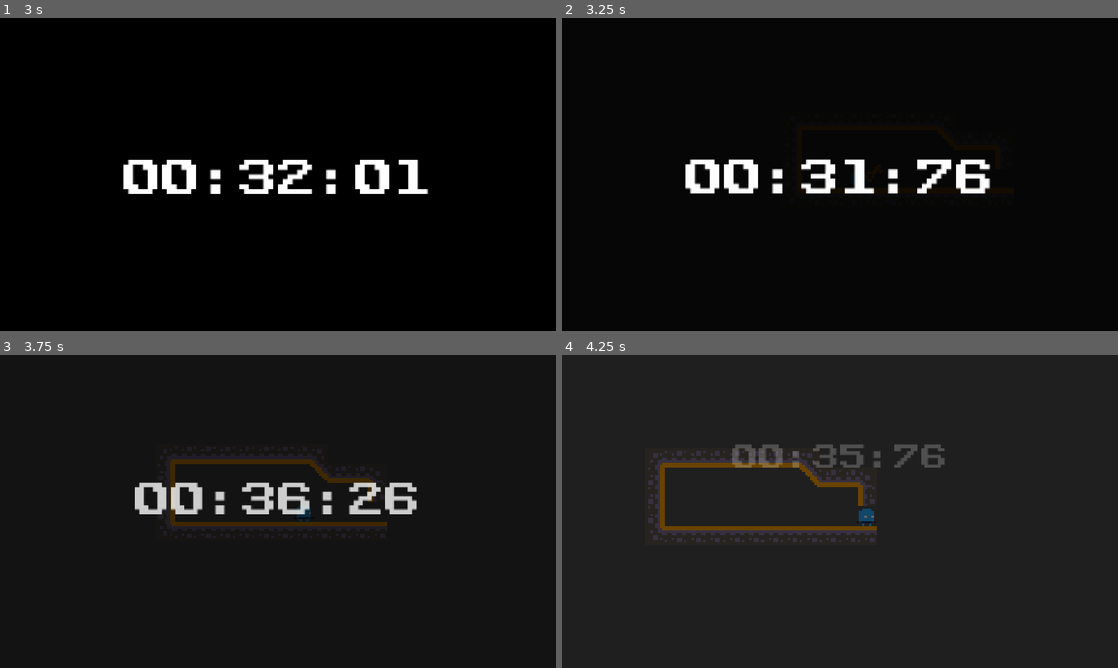
Above: before the commit, frames 1-4 (two rows, left to right).
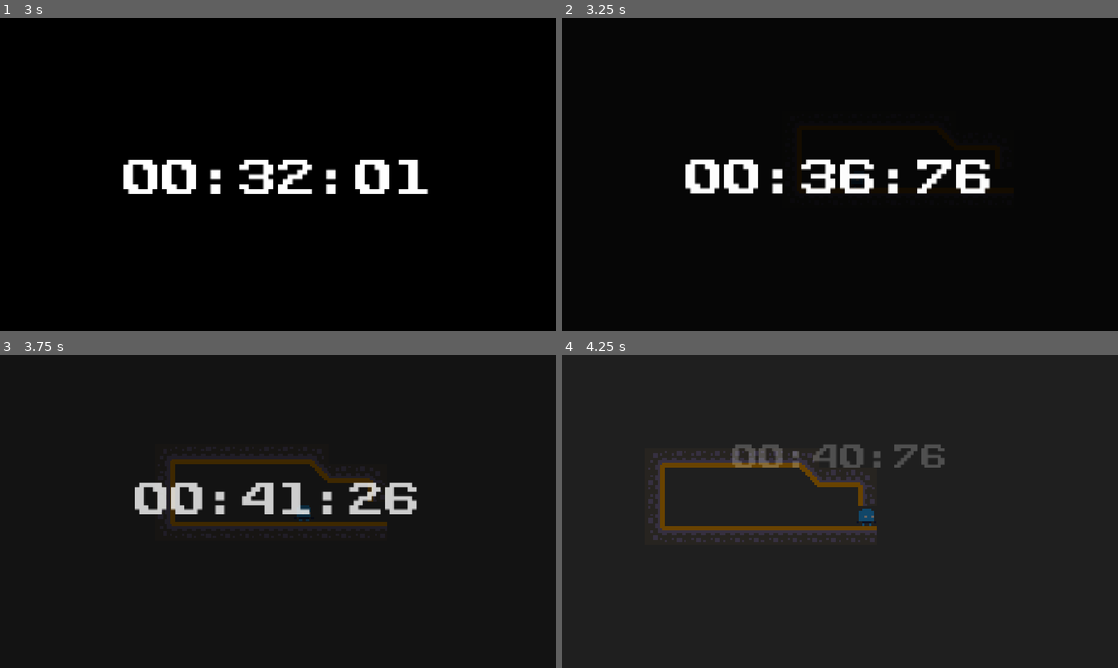
Above: after the commit, the same moments.

Repository: GameJam-NACRE/GMTK-2026
Game: Godot game, scene res://main.tscn
The game is run twice, just before and just after one commit, with the same random seed, the same clock (stepped at 60 frames per second) and the same inputs.
Inputs:
- Up to frame 1 (3 s): tap Enter at 0.5 s; hold D (move_right) 0.53-2.03 s; tap P at 0.6, 2.1 s; tap W (move_up) at 0.77, 1.52 s; tap O at 1.35, 2.85 s; hold A (move_left) 2.03-2.78 s; hold D (move_right) from 2.78 s (still down)
- Up to frame 2 (3.25 s): keep holding D (move_right); tap W (move_up) at 3.02 s
- Up to frame 3 (3.75 s): keep holding D (move_right); tap P at 3.6 s
- Up to frame 4 (4.25 s): keep holding D (move_right); tap W (move_up) at 3.77 s

Frame 1 is identical in both runs. In frame 2, 0.4% of the frame differs, in the area x 50-57%, y 45-57%; in frame 3, 0.7%, in the area x 43-56%, y 40-51%; in frame 4, 0.2%.

Commit message:
modif test

Diff:
--- a/scenes/levels/phase0/level_0.tscn
+++ b/scenes/levels/phase0/level_0.tscn
@@ -3,7 +3,7 @@
 [ext_resource type="Script" uid="uid://b7ujbggnhwaas" path="res://src/levels/phase0/level_0.gd" id="1_t37um"]
 [ext_resource type="PackedScene" uid="uid://c2qe3wclb74iq" path="res://scenes/levels/level_base.tscn" id="2_owwfv"]
 [ext_resource type="PackedScene" uid="uid://sovpl6crotce" path="res://scenes/levels/components/dial_area.tscn" id="2_qkbp5"]
-[ext_resource type="PackedScene" uid="uid://bq7xl0354110l" path="res://scenes/items/key_collectible.tscn" id="4_l1gp7"]
+[ext_resource type="PackedScene" uid="uid://fxl603dmke47" path="res://scenes/items/time_collectible.tscn" id="4_l1gp7"]
 
 [node name="Level0" unique_id=659112569 instance=ExtResource("2_owwfv")]
 script = ExtResource("1_t37um")
@@ -27,5 +27,7 @@
 position = Vector2(583, 539)
 dialogue_id = 1
 
-[node name="KeyCollectible" parent="." index="4" unique_id=411868467 instance=ExtResource("4_l1gp7")]
-position = Vector2(470, 526)
+[node name="TimeCollectibles" type="Node2D" parent="." index="4" unique_id=1796668220]
+
+[node name="TimeCollectible" parent="TimeCollectibles" index="0" unique_id=357789584 instance=ExtResource("4_l1gp7")]
+position = Vector2(466, 526)
